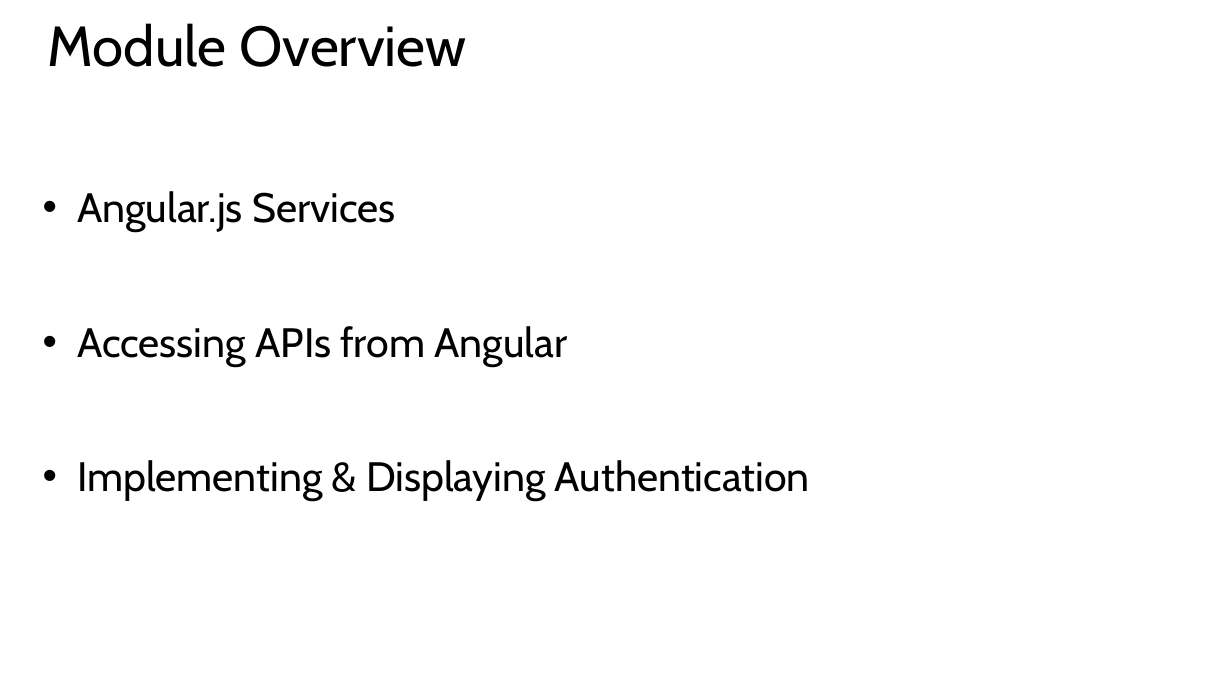
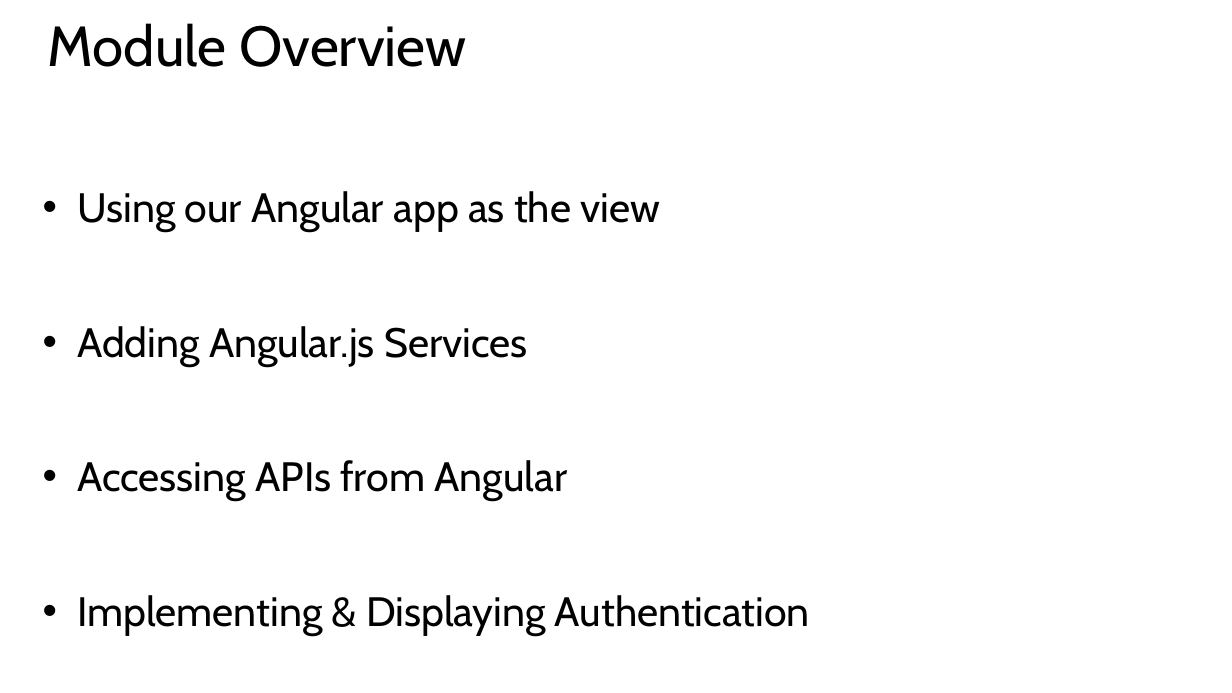
Before and after one commit to hwz/chirp, a slide deck: slide 2 of slides/module5.pptx. Drawn at 1232x693 pixels with LibreOffice and Linux fonts; fonts in the diff are those of the drawing. Boxes give left, top, right and bottom in pixels: in the first picture for what was removed or moved away, otherwise in the second. Text is boxed around its words. In the diff, an @@ line names an element or a change of style, - is before the commit and + after.

Commit message:
module 1 complete

```diff
--- a/slides/module5.pptx
+++ b/slides/module5.pptx
@@ text at box(77, 191, 660, 367): text changed @@
-• Angular.js Services
+• Using our Angular app as the view
+• Adding Angular.js Services
```
Also in this commit, not shown: 34 other files.
